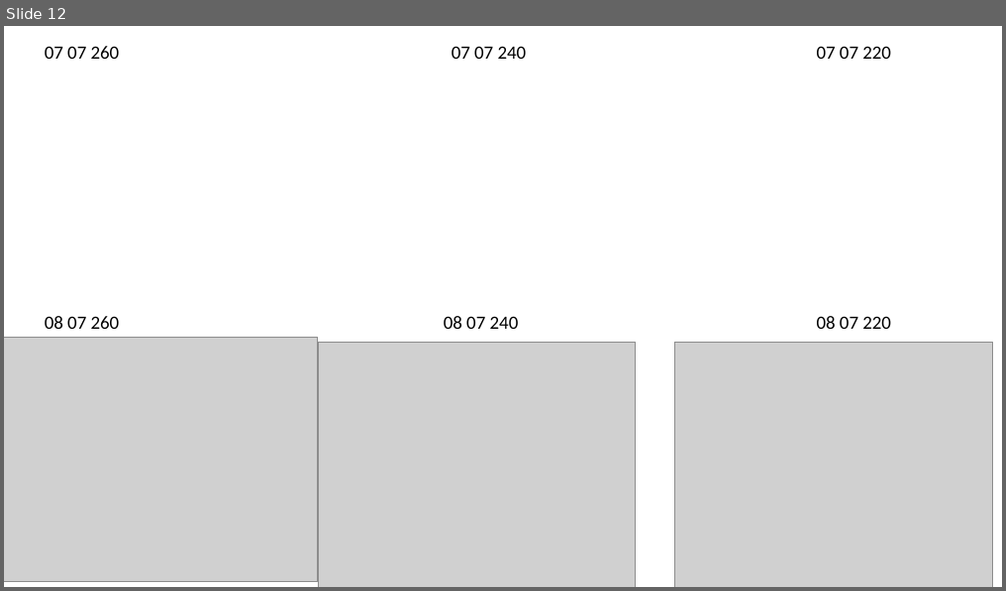
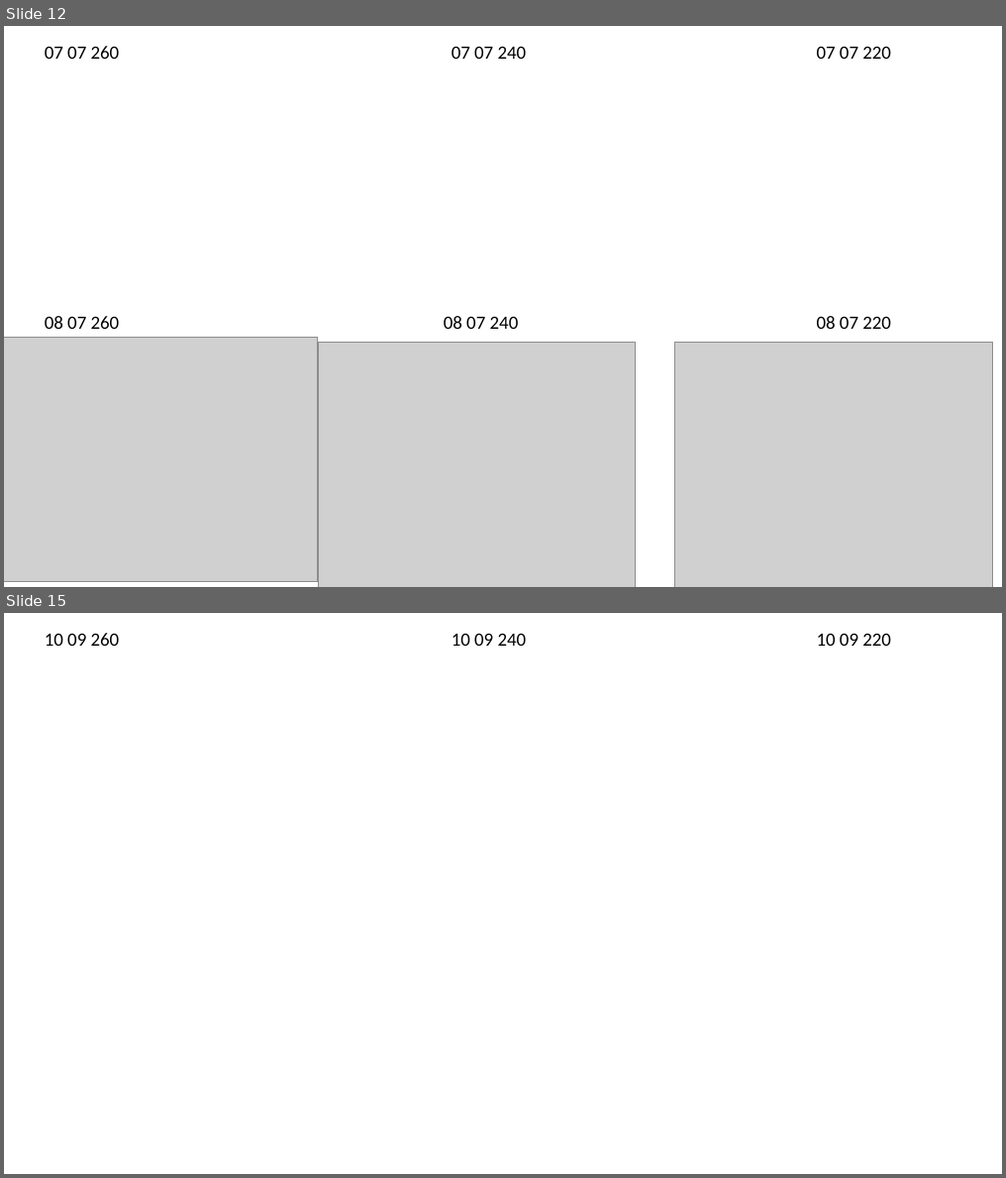
Before and after one commit to tyokokur/presentations, a slide deck: p_update.pptx. Shown one above the other, each under a label of ours: slide 12 before the commit, slides 12 and 15 after it; the slides between them are not shown. The pictures are 1006x591 and 1006x1178 pixels, drawn with LibreOffice and Linux fonts; fonts in the diff are those of the drawing; grey boxes stand for pictures. Boxes give left, top, right and bottom in pixels: in the first picture for what was removed or moved away, otherwise in the second. Text is boxed around its words. In the diff, an @@ line names an element or a change of style, - is before the commit and + after.

```diff
--- a/p_update.pptx
+++ b/p_update.pptx
@@ slide 15 added at box(4, 613, 1002, 1174), background #FFFFFF @@
@@ text added at box(45, 633, 120, 646), 18 pt, text #000000 @@
+10 09 260
@@ text added at box(451, 633, 527, 646), 18 pt, text #000000 @@
+10 09 240
@@ text added at box(817, 633, 891, 646), 18 pt, text #000000 @@
+10 09 220
```
Also in this commit, not shown: 2 other slides added, 1 other file.
